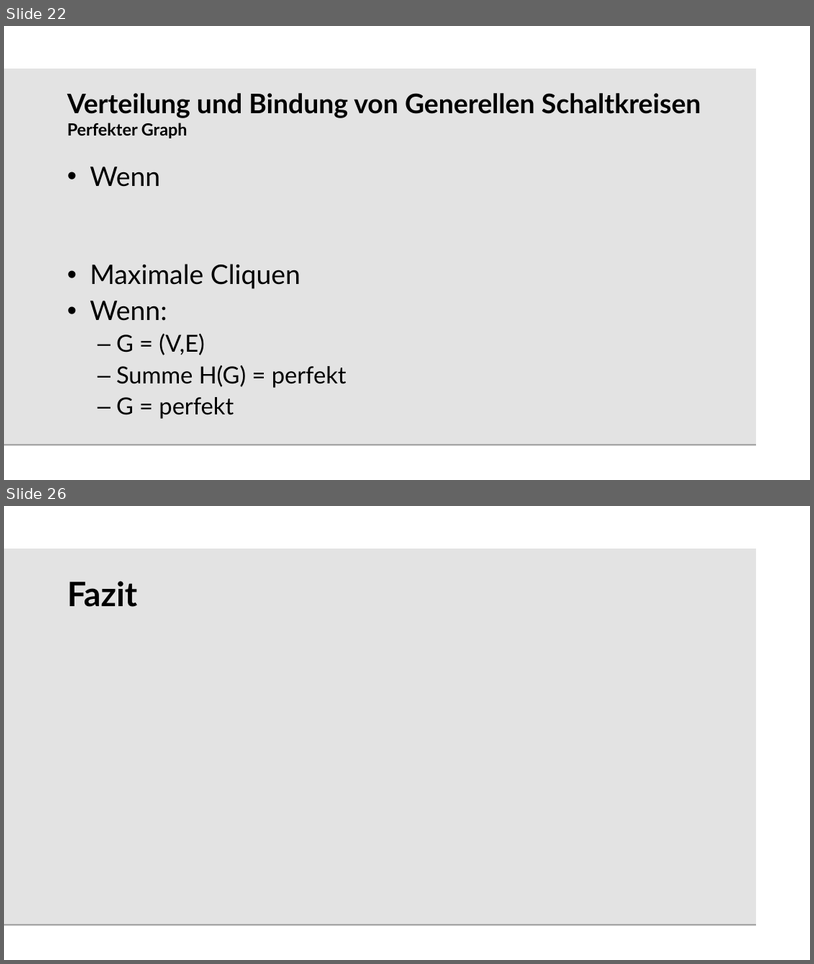
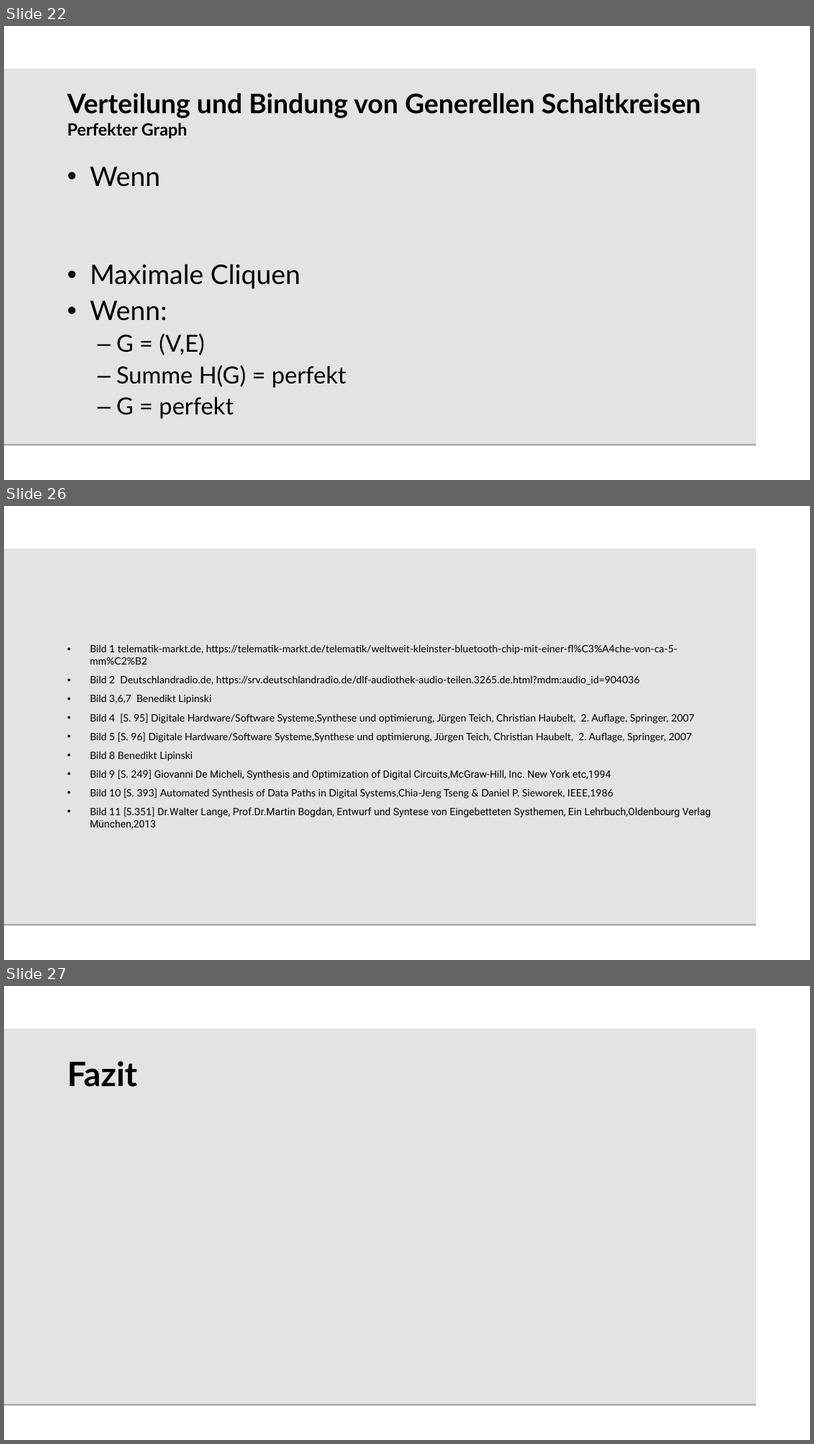
Before and after one commit to beLipinski/HW2, a slide deck: Presentation/Sharing and Binding for General Circuits.odp. Shown one above the other, each under a label of ours: slides 22 and 26 before the commit, slides 22, 26 and 27 after it; the slides between them are not shown. The pictures are 814x964 and 814x1444 pixels, drawn with LibreOffice and Linux fonts; fonts in the diff are those of the drawing; background and template pictures are left out. Boxes give left, top, right and bottom in pixels: in the first picture for what was removed or moved away, otherwise in the second. Text is boxed around its words. In the diff, an @@ line names an element or a change of style, - is before the commit and + after.

```diff
--- a/Presentation/Sharing and Binding for General Circuits.odp
+++ b/Presentation/Sharing and Binding for General Circuits.odp
@@ slide 26 added at bbox=[4, 506, 810, 960], background #FFFFFF; not listed: 1 template element that a slide beside it also shows @@
@@ text added at bbox=[90, 644, 712, 829], 12 pt, text #000000 @@
+• Bild 1 telematik-markt.de, https://telematik-markt.de/telematik/weltweit-kleinster-bluetooth-chip-mit-einer-fl%C3%A4che-von-ca-5-mm%C2%B2
+• Bild 2 Deutschlandradio.de, https://srv.deutschlandradio.de/dlf-audiothek-audio-teilen.3265.de.html?mdm:audio_id=904036
+• Bild 3,6,7 Benedikt Lipinski
+• Bild 4 [S. 95] Digitale Hardware/Software Systeme,Synthese und optimierung, Jürgen Teich, Christian Haubelt, 2. Auflage, Springer, 2007
+• Bild 5 [S. 96] Digitale Hardware/Software Systeme,Synthese und optimierung, Jürgen Teich, Christian Haubelt, 2. Auflage, Springer, 2007
+• Bild 8 Benedikt Lipinski
+• Bild 9 [S. 249] Giovanni De Micheli, Synthesis and Optimization of Digital Circuits,McGraw-Hill, Inc. New York etc,1994
+• Bild 10 [S. 393] Automated Synthesis of Data Paths in Digital Systems,Chia-Jeng Tseng & Daniel P. Sieworek, IEEE,1986
+• Bild 11 [S.351] Dr.Walter Lange, Prof.Dr.Martin Bogdan, Entwurf und Syntese von Eingebetteten Systhemen, Ein Lehrbuch,Oldenbourg Verlag München,2013
@@ what was slide 26 is now slide 27 @@
```
Also in this commit, not shown: 16 slides changed, 2 other slides added, 2 slides removed.
